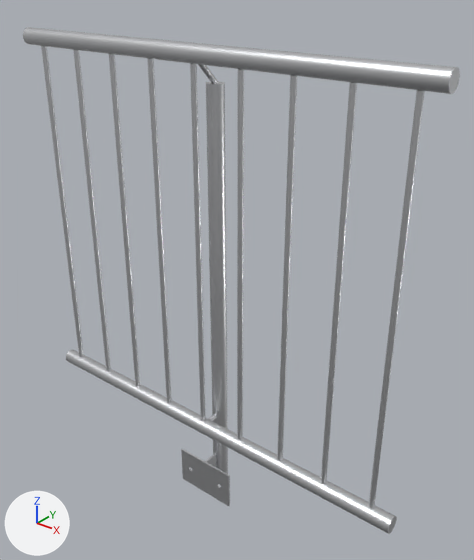
The glTF model public/katalog/modelle/gelaender-125.gltf as it was, and as the next commit left it.
Before and after are seen from a camera (50 mm lens) standing at (0.888, -1.008, 1.258) and looking at (0.038, 0.055, 0.6). Arrows for +X, +Y and +Z are at lower left; the lights stay in place. The older version comes first. Vertices at exactly the same position are counted once.

Objects in the first picture: 'SK1527_Geländer-125.001'.
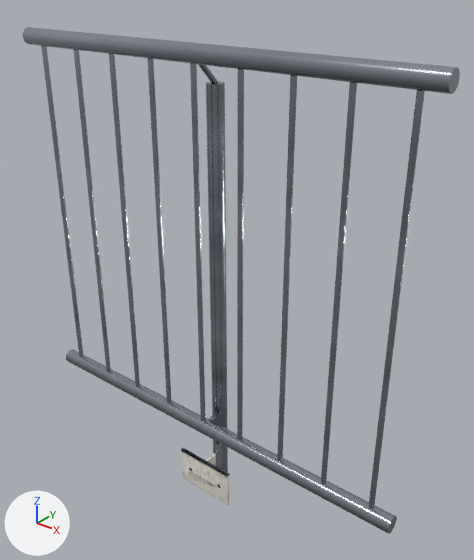
Patch to the scene script:
```diff
--- a/public/katalog/modelle/gelaender-125.gltf.py
+++ b/public/katalog/modelle/gelaender-125.gltf.py
@@ img_gelaender_125_farbe @@
+img_gelaender_125_farbe = load_image('gelaender-125_farbe', 'texturen/gelaender-125_farbe.jpg', 2048, 2048, 'sRGB')
@@ img_gelaender_125_normal @@
+img_gelaender_125_normal = load_image('gelaender-125_normal', 'texturen/gelaender-125_normal.jpg', 2048, 2048, 'Non-Color')
@@ mat_beton_web_051 @@
+mat_beton_web_051 = bpy.data.materials.new('Beton_web.051')
+# uses the picture img_gelaender_125_farbe
+# uses the picture img_gelaender_125_normal
@@ mat_stahl_web_039 @@
+mat_stahl_web_039 = bpy.data.materials.new('Stahl_web.039')
+# uses the picture img_gelaender_125_farbe
+# uses the picture img_gelaender_125_normal
@@ me_sk1527_geländer_125_001 @@
 # used by ob_sk1527_geländer_125_001; location = (0.0, 0.0, 0.0)
-me_sk1527_geländer_125_001.from_pydata(...)  # 1176 vertices, 2296 faces; spans x -0.515..0.515, y -0.051..0.051, z 0.0..1.12
+me_sk1527_geländer_125_001.from_pydata(...)  # 1347 vertices, 2712 faces; spans x -0.515..0.515, y -0.051..0.051, z 0.0..1.12
+# me_sk1527_geländer_125_001 part 1: 4 vertices moved from x -0.08..0.08, y -0.032..-0.027, z 0.0 to x -0.078..0.077, y -0.032..-0.027, z 0.003; 12 vertices removed from x -0.08..0.08, y -0.032..0.013, z 0.0..0.1; 183 vertices added at x -0.08..0.08, y -0.036..0.013, z 0.0..0.104
+# me_sk1527_geländer_125_001 part 2: 1990 faces spanning x -0.515..0.515, y -0.051..0.051, z 0.0..1.12 switch from mat_stahl (white #e1e2e5) to mat_stahl_web_039
+# me_sk1527_geländer_125_001 part 3: 232 faces spanning x -0.078..0.077, y -0.032..0.051, z 0.0..0.056 switch from mat_stahl (white #e1e2e5) to mat_beton_web_051
```

Pixel boxes (x1, y1, x2, y2) of what changed, in the pictures (474 x 560 px):
part 1 of me_sk1527_geländer_125_001, built on
    before: (181, 449, 230, 506)
    after: (181, 448, 230, 506)
part 2 of me_sk1527_geländer_125_001, recoloured (darker)
    both: (23, 27, 460, 534)
part 3 of me_sk1527_geländer_125_001, recoloured (white to grey)
    both: (184, 467, 228, 505)
